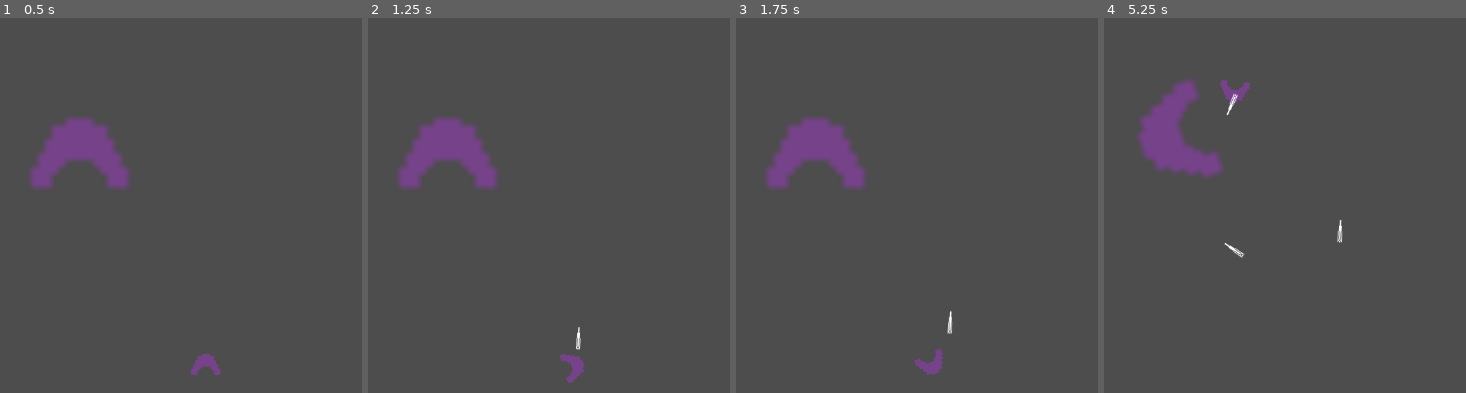
Above: before the commit, frames 1-4 (left to right).
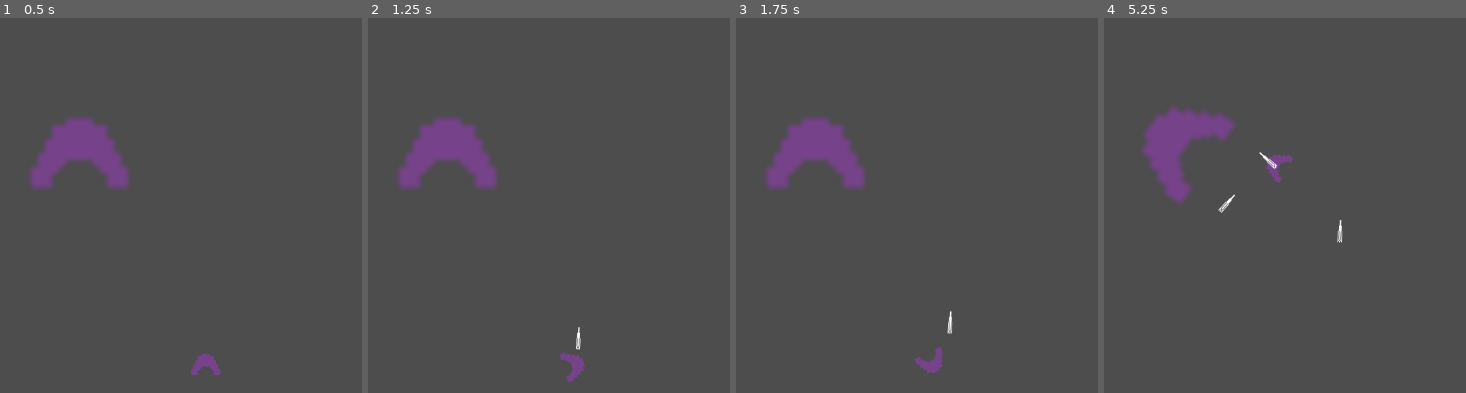
Above: after the commit, the same moments.

Repository: CookieUzen/spacetime
Game: Godot game, scene res://players/scenes/player.tscn
Two runs of this game, one before a commit and one after it. Both use one fixed random seed, a clock stepped at 60 frames per second and the inputs below.
Inputs:
- Up to frame 1 (0.5 s): no input
- Up to frame 2 (1.25 s): tap Enter at 0.5 s; hold D (turn_right) from 0.53 s (still down); tap 2 (fire_weapon) at 0.6 s
- Up to frame 3 (1.75 s): tap Space (brake) at 1.25 s; release D (turn_right) at 1.28 s; hold S (back) from 1.28 s (still down); tap 2 (fire_weapon) at 1.35 s
- Up to frame 4 (5.25 s): release S (back) at 2.03 s; hold D (turn_right) 2.03-2.78 s; tap 2 (fire_weapon) every 0.75 s from 2.1 to 5.1 s; hold W (forward) 2.78-3.53 s; hold A (turn_left) 3.53-5.03 s; hold S (back) from 5.03 s (still down)

Frame 1 is identical in both runs. In frame 2, less than 0.1% of the frame differs, in the area x 52-60%, y 89-98%; in frame 3, less than 0.1%; in frame 4, 3.8%, in the area x 9-53%, y 16-64%.

Commit message:
Added damage model and collision detection

Diff:
--- a/players/scenes/player.tscn
+++ b/players/scenes/player.tscn
@@ -1,6 +1,7 @@
-[gd_scene load_steps=5 format=3 uid="uid://ok7vq1pc57qc"]
+[gd_scene load_steps=6 format=3 uid="uid://ok7vq1pc57qc"]
 
 [ext_resource type="Script" uid="uid://cf1ybr6xev321" path="res://players/scripts/spaceship.gd" id="1_6qu8m"]
+[ext_resource type="Script" uid="uid://b54lim2rxi7u6" path="res://players/scripts/player.gd" id="1_mdjji"]
 [ext_resource type="Texture2D" uid="uid://bg2hifg06tx7d" path="res://players/resources/spaceship1.png" id="2_mdjji"]
 
 [sub_resource type="PhysicsMaterial" id="PhysicsMaterial_i6aj8"]
@@ -12,12 +13,15 @@
 height = 26.0
 
 [node name="Player" type="Node2D"]
+script = ExtResource("1_mdjji")
 
-[node name="Spaceship" type="RigidBody2D" parent="."]
+[node name="Spaceship" type="RigidBody2D" parent="." groups=["Spaceships"]]
 position = Vector2(500, 500)
-collision_mask = 256
+collision_mask = 257
 mass = 10.0
 physics_material_override = SubResource("PhysicsMaterial_i6aj8")
+contact_monitor = true
+max_contacts_reported = 5
 script = ExtResource("1_6qu8m")
 
 [node name="Sprite2D" type="Sprite2D" parent="Spaceship"]
@@ -25,7 +29,7 @@
 scale = Vector2(3, 3)
 texture = ExtResource("2_mdjji")
 
-[node name="CollisionPolygon2D" type="CollisionPolygon2D" parent="Spaceship"]
+[node name="Hurtbox" type="CollisionPolygon2D" parent="Spaceship"]
 scale = Vector2(3, 3)
 polygon = PackedVector2Array(-2, -5, -2, -4, -4, -4, -4, -2, -5, -2, -5, 0, -6, 0, -6, 2, -7, 2, -7, 5, -4, 5, -4, 3, -3, 3, -3, 2, -2, 2, -2, 1, 2, 1, 2, 2, 3, 2, 3, 3, 4, 3, 4, 5, 7, 5, 7, 2, 6, 2, 6, 0, 5, 0, 5, -2, 4, -2, 4, -4, 2, -4, 2, -5)
 
@@ -37,11 +41,11 @@
 collision_layer = 2
 collision_mask = 256
 
-[node name="BarrelHitbox" type="CollisionShape2D" parent="Spaceship/Muzzle/Barrel"]
+[node name="BarrelHurtbox" type="CollisionShape2D" parent="Spaceship/Muzzle/Barrel"]
 position = Vector2(0, -7)
 shape = SubResource("CapsuleShape2D_6qu8m")
 
-[node name="Testing Ship" type="RigidBody2D" parent="."]
+[node name="Testing Ship" type="RigidBody2D" parent="." groups=["Spaceships"]]
 collision_mask = 257
 mass = 100.0
 
--- /dev/null
+++ b/players/scripts/player.gd
@@ -0,0 +1,63 @@
+extends Node2D
+
+const MAX_HP : float = 100.0
+const MAX_SHIELD : float = 30.0
+const SHIELD_REGEN : float = 4.0
+const SHIELD_REGEN_DELAY : float = 5.0
+
+const ARMOR : float = 0.8	# Armor coefficient, times all dmg by this value
+
+# HP
+@export var HP : float;
+
+# Shield system
+@export var SHIELD : float;
+
+# Called when the node enters the scene tree for the first time.
+func _ready() -> void:
+
+	HP = MAX_HP
+	SHIELD = MAX_SHIELD
+
+	# Listen for the player to be hit
+	$Spaceship.connect("hit", _on_hit)
+
+# Function to handle the hit event
+func _on_hit(body: Node2D, ke: float) -> void:
+	var dmg: float = 0.0
+
+	# If hit by a projectile
+	if body.is_in_group("Projectiles"):
+		dmg = projectile_dmg_model(body, ke)
+	# If hit by a spaceship
+	elif body.is_in_group("Spaceships"):
+		dmg = ship_dmg_model(body, ke)
+
+	print(body, ": ", dmg)
+
+# Function to calculate damage
+# Accepts the body collided with and returns the damage dealt
+func projectile_dmg_model(body: Node2D, ke: float) -> float:
+	var dmg: float = 0.0
+
+	dmg = ke / body.get("dmg_divisor") * ARMOR
+
+	return dmg
+
+func ship_dmg_model(body: Node2D, ke: float) -> float:
+	var dmg: float = 0.0
+	var ramming_divisor: float = 3000
+
+	if body.get("ramming_divisor") != null:
+		ramming_divisor = body.get("ramming_divisor")
+
+	dmg = ke / ramming_divisor * ARMOR
+
+	print("Ramming divisor: ", ramming_divisor)
+	print("Damage: ", dmg)
+
+	return dmg
+
+# Called every frame. 'delta' is the elapsed time since the previous frame.
+func _process(delta: float) -> void:
+	pass
--- a/players/scripts/spaceship.gd
+++ b/players/scripts/spaceship.gd
@@ -1,11 +1,15 @@
 extends RigidBody2D
+
+signal hit(target: Node, impulse: float)	# hit by something, provides impulse vector
 
 const THRUST_FORCE: float = 100000.0
 const ROTATION_FORCE: float = 100000.0
 const BRAKE_FORCE: float = 2.0
+const RAMMING_DIVISOR: float = 3000	# Divides KE by this amount
 
 var gun_scene: PackedScene
 var gun: Node2D
+@export var ramming_divisor: float = RAMMING_DIVISOR
 
 func _ready() -> void:
 	# Make a railgun and add it to our mount point
@@ -58,3 +62,24 @@
 		linear_damp = BRAKE_FORCE
 	else:
 		linear_damp = 0
+
+
+func _integrate_forces(state: PhysicsDirectBodyState2D) -> void:
+
+	var hit_by_arr: Array = []
+
+	# calculate collision kinetic energy
+	for i in state.get_contact_count():
+
+		var hit_by := state.get_contact_collider_object(i)
+
+		# Don't count the same object twice
+		if hit_by_arr.has(hit_by):
+			continue
+
+		hit_by_arr.append(hit_by)
+
+		var rel_v := linear_velocity - state.get_contact_collider_velocity_at_position(i)
+		var ke    := 0.5 * mass * rel_v.length_squared()
+
+		emit_signal("hit", hit_by, ke)
--- a/project.godot
+++ b/project.godot
@@ -19,6 +19,11 @@
 [editor_plugins]
 
 enabled=PackedStringArray("res://addons/AsepriteWizard/plugin.cfg")
+
+[global_group]
+
+Spaceships="Spaceships that players control"
+Projectiles="Projectile that can damage players"
 
 [input]
 
@@ -63,6 +68,7 @@
 [physics]
 
 2d/run_on_separate_thread=true
+2d/physics_engine="GodotPhysics2D"
 2d/default_gravity=0.0
 
 [rendering]
--- a/weapons/scenes/railgun_bolt.tscn
+++ b/weapons/scenes/railgun_bolt.tscn
@@ -7,10 +7,13 @@
 friction = 0.0
 bounce = 0.7
 
-[node name="RailgunBolt" type="RigidBody2D"]
+[node name="RailgunBolt" type="RigidBody2D" groups=["Projectiles"]]
 collision_layer = 256
 collision_mask = 259
+mass = 0.5
 physics_material_override = SubResource("PhysicsMaterial_lijlt")
+center_of_mass_mode = 1
+center_of_mass = Vector2(10, 0)
 contact_monitor = true
 max_contacts_reported = 10
 script = ExtResource("1_lijlt")
--- a/weapons/scripts/railgun.gd
+++ b/weapons/scripts/railgun.gd
@@ -1,7 +1,7 @@
 extends Node2D
 
-const DAMAGE: float = 10
-const MAX_FORCE: float = 1000
+const DMG_DIVISOR: float = 80000	# Divides KE by this amount
+const MAX_FORCE: float = 500
 
 @export var bolt_scene: PackedScene = preload("res://weapons/scenes/railgun_bolt.tscn")
 
@@ -70,7 +70,7 @@
 	current_bolt.freeze = false
 
 	# tell the bolt to fire
-	current_bolt.fire(force)
+	current_bolt.fire(force, DMG_DIVISOR)
 
 	# add recoil to the ship
 	ship.apply_impulse(force * -1)
--- a/weapons/scripts/railgun_bolt.gd
+++ b/weapons/scripts/railgun_bolt.gd
@@ -1,11 +1,14 @@
 extends RigidBody2D
 
 @export var lifetime: float = 10.0
-var in_motion: bool = false
+@export var dmg_divisor: float = 1.0
+@export var in_motion: bool = false
 
-func fire(force: Vector2) -> void:
+# Fire the bolt with a force and damage coefficient
+func fire(force: Vector2, damage_divisor: float) -> void:
 	# get rid of angular momentum: don't want the bolt to spin
 	self.angular_velocity = 0
+	self.dmg_divisor = damage_divisor
 
 	# apply the force to the bolt
 	apply_impulse(force)
Not shown, added: players/scripts/player.gd.uid
